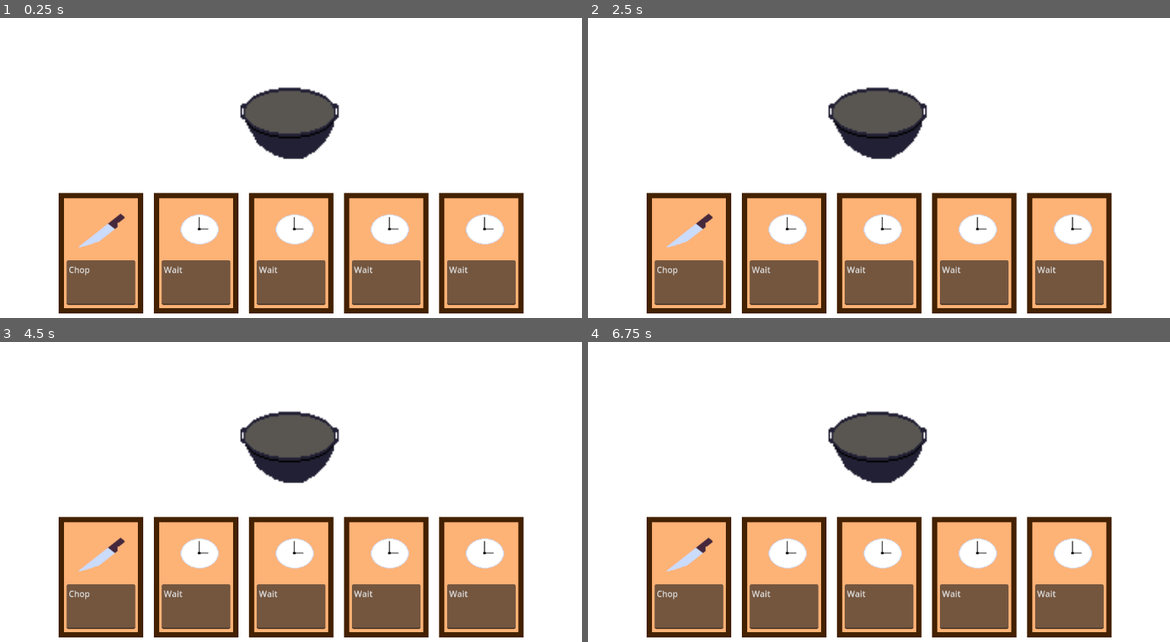
Above: before the commit, frames 1-4 (two rows, left to right).
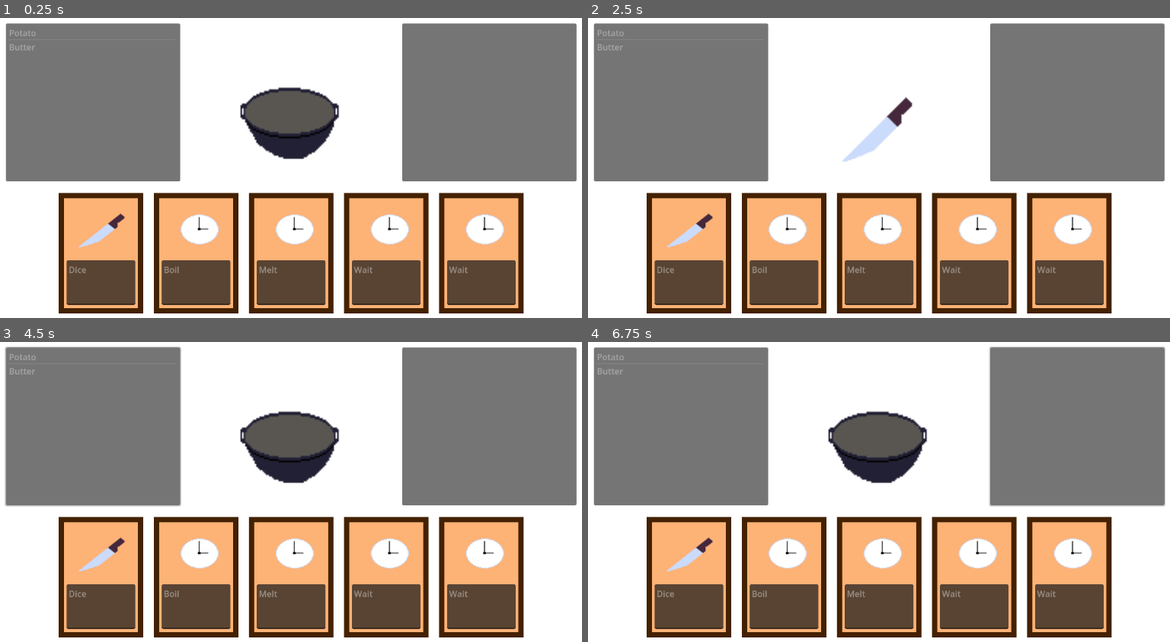
Above: after the commit, the same moments.

Repository: donnell74/Game-Off-2024
Game: Godot game, scene res://Cooking/cooking_ui.tscn
Two runs of this game, one before a commit and one after it. Both use one fixed random seed, a clock stepped at 60 frames per second and the inputs below. This scene is started directly instead of the project's main scene.
Inputs (mouse positions are in pixels of both pictures, inside the frame that each line leads up to):
- Up to frame 1 (0.25 s): no input
- Up to frame 2 (2.5 s): tap Enter (Accept, bound only after the commit) at 0.5, 1.55, 2 s; move the mouse to (1007, 165) at 0.52 s; hold Enter (Accept, bound only after the commit) 0.53-1.28 s; click (1007, 165) at 0.67 s; tap Tab (Navigate To Next Page, bound only after the commit) at 0.8, 1.35, 2.3 s; move the mouse to (750, 198) at 1.27 s; click (750, 198) at 1.42 s; move the mouse to (931, 105) at 2.02 s; hold Enter (Accept, bound only after the commit) from 2.03 s (still down); click (931, 105) at 2.17 s
- Up to frame 3 (4.5 s): move the mouse to (256, 573) at 2.77 s; release Enter (Accept, bound only after the commit) at 2.78 s; tap Tab (Navigate To Next Page, bound only after the commit) at 2.85, 3.8, 4.35 s; click (256, 573) at 2.92 s; tap Enter (Accept, bound only after the commit) at 3.05, 3.5 s; move the mouse to (465, 555) at 3.52 s; hold Enter (Accept, bound only after the commit) 3.53-4.28 s; click (465, 555) at 3.67 s; move the mouse to (98, 453) at 4.27 s; click (98, 453) at 4.42 s
- Up to frame 4 (6.75 s): tap Enter (Accept, bound only after the commit) at 4.55, 6.05 s; move the mouse to (902, 504) at 5.02 s; hold Enter (Accept, bound only after the commit) 5.03-5.78 s; click (902, 504) at 5.17 s; tap Tab (Navigate To Next Page, bound only after the commit) at 5.3, 5.85 s; move the mouse to (780, 420) at 5.77 s; click (780, 420) at 5.92 s; move the mouse to (1007, 489) at 6.52 s; hold Enter (Accept, bound only after the commit) from 6.53 s (still down); click (1007, 489) at 6.67 s

The runs differ from the first frame. In frame 1, 40% of the frame differs, in the area x 0-100%, y 1-96%; in frame 2, 43%; in frame 3, 41%; in frame 4, 41%.

Commit message:
Add station cycling, adding items to station, and input maps

Diff:
--- a/Cooking/Card/card.gd
+++ b/Cooking/Card/card.gd
@@ -2,9 +2,21 @@
 
 @export var image_texture : Texture = preload("res://Cooking/Assets/clock.png")
 @export var description : String = "Wait"
+@export var action: Actions.Actions = Actions.Actions.WAIT
+@export var mouseOver : bool = false
 
 func _ready() -> void:
 	if image_texture:
 		%ImageTexture.texture = image_texture
 
 	%DescriptionText.text = description
+
+func _input(event: InputEvent) -> void:
+	if mouseOver and event is InputEventMouseButton and event.is_pressed():
+		print("Clicked card with description: %s" % description)
+
+func _on_mouse_entered() -> void:
+	mouseOver = true
+
+func _on_mouse_exited() -> void:
+	mouseOver = false
--- a/Cooking/Card/card.tscn
+++ b/Cooking/Card/card.tscn
@@ -38,4 +38,10 @@
 offset_right = 145.0
 offset_bottom = 213.0
 text = "Description of card here"
+editable = false
+selecting_enabled = false
+deselect_on_focus_loss_enabled = false
 wrap_mode = 1
+
+[connection signal="mouse_entered" from="." to="." method="_on_mouse_entered"]
+[connection signal="mouse_exited" from="." to="." method="_on_mouse_exited"]
--- a/Cooking/Stations/CuttingBoard/cutting_board.tscn
+++ b/Cooking/Stations/CuttingBoard/cutting_board.tscn
@@ -1,10 +1,14 @@
-[gd_scene load_steps=4 format=3 uid="uid://d38nlxol5ysn2"]
+[gd_scene load_steps=5 format=3 uid="uid://d38nlxol5ysn2"]
 
+[ext_resource type="Texture2D" uid="uid://cbxg3xuocjoh0" path="res://Cooking/Assets/knife.png" id="1_06w0k"]
 [ext_resource type="Script" path="res://Cooking/Stations/CuttingBoard/cutting_board.gd" id="1_uof7x"]
 [ext_resource type="Resource" uid="uid://bdh02w8vh74sk" path="res://Cooking/Stations/CuttingBoard/cutting_board_inventory.tres" id="2_4ujni"]
 [ext_resource type="Script" path="res://Inventory/inventory_item.gd" id="3_feydg"]
 
-[node name="CuttingBoard" type="Node2D"]
+[node name="CuttingBoard" type="Sprite2D"]
+position = Vector2(47.5, 47.5)
+scale = Vector2(2.48438, 2.48438)
+texture = ExtResource("1_06w0k")
 script = ExtResource("1_uof7x")
 inventory = ExtResource("2_4ujni")
 inventory_item_resource = ExtResource("3_feydg")
--- a/Cooking/actions.gd
+++ b/Cooking/actions.gd
@@ -2,7 +2,7 @@
 
 # Always add to end otherwise saves will break
 enum Actions {
-	CHOP   = 0, # cutting board
+	WAIT   = 0, # No action, no station
 	DICE   = 1, # cutting board
 	PEEL   = 2, # cutting board
 	BOIL   = 3, # cooking pot
@@ -10,4 +10,5 @@
 	SIMMER = 5, # cooking pot
 	MELT   = 6, # cooking pot
 	MASH   = 7, # cooking pot
+	CHOP   = 8, # cutting board
 }
--- a/Cooking/cooking_ui.gd
+++ b/Cooking/cooking_ui.gd
@@ -1,20 +1,62 @@
 extends Control
 
+@export var active_station_index = 0
+
 func _ready() -> void:
-	var potato = PlayerInventoryController.take_item(0)
-	print("Potato: %s" % [potato.name])
-	var butter = PlayerInventoryController.take_item(0)
-	print("Butter: %s" % [butter.name])
+	PlayerInventoryController.inventory_updated.connect(_on_player_inventory_updated)
+	update_player_item_list()
 
-	%CuttingBoard.add_item(potato)
-	%CuttingBoard.dice()
-	var diced_potatoes = %CuttingBoard.take_item(0)
+	var active_station = %Stations.get_child(active_station_index)
+	if active_station and active_station.has_signal("inventory_updated"):
+		update_station_item_list()
+		active_station.inventory_updated.connect(_on_station_inventory_updated)
 
-	%CookingPot.add_item(butter)
-	%CookingPot.melt()
-	var melted_butter = %CookingPot.take_item(0)
+func _input(event: InputEvent) -> void:
+	if event.is_action_pressed("Accept"):
+		if %PlayerInventoryList.get_selected_items().size() == 1:
+			var inventory_item = PlayerInventoryController.take_item(%PlayerInventoryList.get_selected_items()[0])
+			%Stations.get_child(active_station_index).add_item(inventory_item)
+		elif %StationInventoryList.get_selected_items().size() == 1:
+			var station_item = %Stations.get_child(active_station_index)\
+					.take_item(%StationInventoryList.get_selected_items()[0])
+			PlayerInventoryController.add_item(station_item)
+	elif event.is_action_pressed("Navigate To Next Page"):
+		switch_active_station(1)
+	elif event.is_action_pressed("Navigate to Last Page"):
+		switch_active_station(-1)
 
-	%CookingPot.add_item(diced_potatoes)
-	%CookingPot.boil()
-	%CookingPot.add_item(melted_butter)
-	%CookingPot.mash()
+func switch_active_station(increment: int) -> void:
+	var new_active_index = (active_station_index + increment) % %Stations.get_child_count()
+	print("Switching active station from %d to %d" % [active_station_index, new_active_index])
+
+	var active_station = %Stations.get_child(active_station_index)
+	if active_station and active_station.has_signal("inventory_updated") \
+			and active_station.inventory_updated.is_connected(_on_station_inventory_updated):
+		active_station.inventory_updated.disconnect(_on_station_inventory_updated)
+		active_station.visible = false
+
+	active_station_index = new_active_index
+	var new_active_station = %Stations.get_child(active_station_index)
+	new_active_station.visible = true
+	if new_active_station and new_active_station.has_signal("inventory_updated"):
+		new_active_station.inventory_updated.connect(_on_station_inventory_updated)
+
+	update_station_item_list()
+
+func update_station_item_list() -> void:
+	%StationInventoryList.clear()
+	for each_item in %Stations.get_child(active_station_index).inventory.items:
+		%StationInventoryList.add_item(each_item.name)
+
+func update_player_item_list() -> void:
+	%PlayerInventoryList.clear()
+	for each_item in PlayerInventoryController.inventory.items:
+		%PlayerInventoryList.add_item(each_item.name)
+
+func _on_player_inventory_updated() -> void:
+	print("_on_player_inventory_updated")
+	update_player_item_list()
+
+func _on_station_inventory_updated() -> void:
+	print("_on_station_inventory_updated")
+	update_station_item_list()
--- a/Cooking/cooking_ui.tscn
+++ b/Cooking/cooking_ui.tscn
@@ -38,13 +38,15 @@
 [node name="Card1" parent="CardContainer" instance=ExtResource("2_lyesf")]
 layout_mode = 2
 image_texture = ExtResource("2_gph8i")
-description = "Chop"
+description = "Dice"
 
 [node name="Card2" parent="CardContainer" instance=ExtResource("2_lyesf")]
 layout_mode = 2
+description = "Boil"
 
 [node name="Card3" parent="CardContainer" instance=ExtResource("2_lyesf")]
 layout_mode = 2
+description = "Melt"
 
 [node name="Card4" parent="CardContainer" instance=ExtResource("2_lyesf")]
 layout_mode = 2
@@ -52,8 +54,32 @@
 [node name="Card5" parent="CardContainer" instance=ExtResource("2_lyesf")]
 layout_mode = 2
 
-[node name="CookingPot" parent="." instance=ExtResource("2_y8iop")]
+[node name="StationInventoryList" type="ItemList" parent="."]
+unique_name_in_owner = true
+layout_mode = 0
+offset_left = 800.0
+offset_top = 25.0
+offset_right = 1130.0
+offset_bottom = 325.0
+
+[node name="PlayerInventoryList" type="ItemList" parent="."]
+unique_name_in_owner = true
+layout_mode = 0
+offset_left = 50.0
+offset_top = 25.0
+offset_right = 380.0
+offset_bottom = 325.0
+
+[node name="Stations" type="Control" parent="."]
+unique_name_in_owner = true
+anchors_preset = 0
+offset_right = 40.0
+offset_bottom = 40.0
+
+[node name="CookingPot" parent="Stations" instance=ExtResource("2_y8iop")]
 unique_name_in_owner = true
 
-[node name="CuttingBoard" parent="." instance=ExtResource("5_m5731")]
+[node name="CuttingBoard" parent="Stations" instance=ExtResource("5_m5731")]
 unique_name_in_owner = true
+visible = false
+position = Vector2(590, 225)
--- a/Inventory/Items/diced_potatoes.tres
+++ b/Inventory/Items/diced_potatoes.tres
@@ -5,5 +5,3 @@
 [resource]
 script = ExtResource("1_wes0u")
 name = "Diced Potato"
-quantity = 1
-transistions = {}
--- a/Inventory/Items/melted_butter.tres
+++ b/Inventory/Items/melted_butter.tres
@@ -5,5 +5,3 @@
 [resource]
 script = ExtResource("1_kml20")
 name = "Melted Butter"
-quantity = 1
-transistions = {}
--- a/Inventory/inventory_controller.gd
+++ b/Inventory/inventory_controller.gd
@@ -1,5 +1,7 @@
 extends Node
 class_name InventoryController
+
+signal inventory_updated
 
 @export var inventory : Inventory = preload("res://Inventory/player_inventory.tres")
 @export var inventory_item_resource : Resource
@@ -7,6 +9,7 @@
 func add_item(item: InventoryItem) -> void:
 	# TODO handle stacks
 	inventory.items.append(item)
+	inventory_updated.emit()
 
 func take_item(item_index: int, quantity_needed: int = 1) -> InventoryItem:
 	if item_index >= inventory.items.size():
@@ -18,7 +21,9 @@
 		#print("Not enough quantity of the item to meet quantity_needed: %d vs %d" % [inventory.items[item_index].quantity, quantity_needed])
 		#return null
 	#elif inventory.items[item_index].quantity == quantity_needed:
-	return inventory.items.pop_at(item_index)
+	var item = inventory.items.pop_at(item_index)
+	inventory_updated.emit()
+	return item
 	#else:
 		#inventory.items[item_index].quantity -= quantity_needed
 		#var item = inventory_item_resource.new()
@@ -30,7 +35,7 @@
 
 func clear_inventory() -> void:
 	inventory.items = []
-
+	inventory_updated.emit()
 
 func _to_string() -> String:
 	var inventory_string = "["
--- a/project.godot
+++ b/project.godot
@@ -21,3 +21,61 @@
 PlayerInventoryController="*res://Inventory/player_inventory_controller.tscn"
 Actions="*res://Cooking/actions.gd"
 AllRecipeController="*res://Recipes/Books/all_recipe_controller.tscn"
+
+[input]
+
+Accept={
+"deadzone": 0.5,
+"events": [Object(InputEventKey,"resource_local_to_scene":false,"resource_name":"","device":-1,"window_id":0,"alt_pressed":false,"shift_pressed":false,"ctrl_pressed":false,"meta_pressed":false,"pressed":false,"keycode":0,"physical_keycode":4194309,"key_label":0,"unicode":0,"location":0,"echo":false,"script":null)
+, Object(InputEventKey,"resource_local_to_scene":false,"resource_name":"","device":-1,"window_id":0,"alt_pressed":false,"shift_pressed":false,"ctrl_pressed":false,"meta_pressed":false,"pressed":false,"keycode":0,"physical_keycode":32,"key_label":0,"unicode":32,"location":0,"echo":false,"script":null)
+, Object(InputEventJoypadButton,"resource_local_to_scene":false,"resource_name":"","device":-1,"button_index":0,"pressure":0.0,"pressed":false,"script":null)
+]
+}
+Back={
+"deadzone": 0.5,
+"events": [Object(InputEventKey,"resource_local_to_scene":false,"resource_name":"","device":-1,"window_id":0,"alt_pressed":false,"shift_pressed":false,"ctrl_pressed":false,"meta_pressed":false,"pressed":false,"keycode":0,"physical_keycode":4194308,"key_label":0,"unicode":0,"location":0,"echo":false,"script":null)
+, Object(InputEventKey,"resource_local_to_scene":false,"resource_name":"","device":-1,"window_id":0,"alt_pressed":false,"shift_pressed":false,"ctrl_pressed":false,"meta_pressed":false,"pressed":false,"keycode":0,"physical_keycode":4194325,"key_label":0,"unicode":0,"location":0,"echo":false,"script":null)
+, Object(InputEventJoypadButton,"resource_local_to_scene":false,"resource_name":"","device":-1,"button_index":1,"pressure":0.0,"pressed":false,"script":null)
+]
+}
+"Navigate Right"={
+"deadzone": 0.5,
+"events": [Object(InputEventKey,"resource_local_to_scene":false,"resource_name":"","device":-1,"window_id":0,"alt_pressed":false,"shift_pressed":false,"ctrl_pressed":false,"meta_pressed":false,"pressed":false,"keycode":0,"physical_keycode":68,"key_label":0,"unicode":100,"location":0,"echo":false,"script":null)
+, Object(InputEventKey,"resource_local_to_scene":false,"resource_name":"","device":-1,"window_id":0,"alt_pressed":false,"shift_pressed":false,"ctrl_pressed":false,"meta_pressed":false,"pressed":false,"keycode":0,"physical_keycode":4194321,"key_label":0,"unicode":0,"location":0,"echo":false,"script":null)
+, Object(InputEventJoypadButton,"resource_local_to_scene":false,"resource_name":"","device":-1,"button_index":14,"pressure":0.0,"pressed":false,"script":null)
+, Object(InputEventJoypadMotion,"resource_local_to_scene":false,"resource_name":"","device":-1,"axis":0,"axis_value":1.0,"script":null)
+]
+}
+"Navigate Left"={
+"deadzone": 0.5,
+"events": [Object(InputEventKey,"resource_local_to_scene":false,"resource_name":"","device":-1,"window_id":0,"alt_pressed":false,"shift_pressed":false,"ctrl_pressed":false,"meta_pressed":false,"pressed":false,"keycode":0,"physical_keycode":65,"key_label":0,"unicode":97,"location":0,"echo":false,"script":null)
+, Object(InputEventKey,"resource_local_to_scene":false,"resource_name":"","device":-1,"window_id":0,"alt_pressed":false,"shift_pressed":false,"ctrl_pressed":false,"meta_pressed":false,"pressed":false,"keycode":0,"physical_keycode":4194319,"key_label":0,"unicode":0,"location":0,"echo":false,"script":null)
+, Object(InputEventJoypadButton,"resource_local_to_scene":false,"resource_name":"","device":-1,"button_index":13,"pressure":0.0,"pressed":false,"script":null)
+, Object(InputEventJoypadMotion,"resource_local_to_scene":false,"resource_name":"","device":-1,"axis":0,"axis_value":-1.0,"script":null)
+]
+}
+"Navigate Up"={
+"deadzone": 0.5,
+"events": [Object(InputEventKey,"resource_local_to_scene":false,"resource_name":"","device":-1,"window_id":0,"alt_pressed":false,"shift_pressed":false,"ctrl_pressed":false,"meta_pressed":false,"pressed":false,"keycode":0,"physical_keycode":87,"key_label":0,"unicode":119,"location":0,"echo":false,"script":null)
+, Object(InputEventKey,"resource_local_to_scene":false,"resource_name":"","device":-1,"window_id":0,"alt_pressed":false,"shift_pressed":false,"ctrl_pressed":false,"meta_pressed":false,"pressed":false,"keycode":0,"physical_keycode":4194320,"key_label":0,"unicode":0,"location":0,"echo":false,"script":null)
+, Object(InputEventJoypadButton,"resource_local_to_scene":false,"resource_name":"","device":-1,"button_index":11,"pressure":0.0,"pressed":false,"script":null)
+, Object(InputEventJoypadMotion,"resource_local_to_scene":false,"resource_name":"","device":-1,"axis":1,"axis_value":-1.0,"script":null)
+]
+}
+"Navigate Down"={
+"deadzone": 0.5,
+"events": [Object(InputEventKey,"resource_local_to_scene":false,"resource_name":"","device":-1,"window_id":0,"alt_pressed":false,"shift_pressed":false,"ctrl_pressed":false,"meta_pressed":false,"pressed":false,"keycode":0,"physical_keycode":83,"key_label":0,"unicode":115,"location":0,"echo":false,"script":null)
+, Object(InputEventKey,"resource_local_to_scene":false,"resource_name":"","device":-1,"window_id":0,"alt_pressed":false,"shift_pressed":false,"ctrl_pressed":false,"meta_pressed":false,"pressed":false,"keycode":0,"physical_keycode":4194322,"key_label":0,"unicode":0,"location":0,"echo":false,"script":null)
+, Object(InputEventJoypadButton,"resource_local_to_scene":false,"resource_name":"","device":-1,"button_index":12,"pressure":0.0,"pressed":false,"script":null)
+, Object(InputEventJoypadMotion,"resource_local_to_scene":false,"resource_name":"","device":-1,"axis":1,"axis_value":1.0,"script":null)
+]
+}
+"Navigate To Next Page"={
+"deadzone": 0.5,
+"events": [Object(InputEventKey,"resource_local_to_scene":false,"resource_name":"","device":-1,"window_id":0,"alt_pressed":false,"shift_pressed":false,"ctrl_pressed":false,"meta_pressed":false,"pressed":false,"keycode":0,"physical_keycode":4194306,"key_label":0,"unicode":0,"location":0,"echo":false,"script":null)
+]
+}
+"Navigate to Last Page"={
+"deadzone": 0.5,
+"events": []
+}
